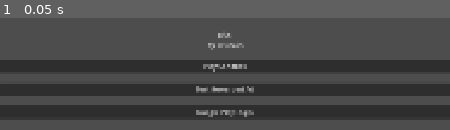
Above: before the commit, frame 1.
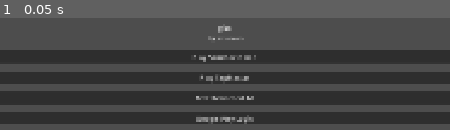
Above: after the commit, the same moment.

Repository: guarinogio/gios
Game: Godot game, scene res://scenes/Main.tscn
The game is run twice, just before and just after one commit, with the same random seed, the same clock (stepped at 60 frames per second) and the same inputs.
Inputs:
- Up to frame 1 (0.05 s): no input

The runs differ from the first frame. In frame 1, 49% of the frame differs, in the area x 0-100%, y 7-95%.

Commit message:
Add game factory tooling

Diff:
--- /dev/null
+++ b/godot/games/sandbox/game.json
@@ -0,0 +1,14 @@
+{
+  "id": "sandbox",
+  "class_name": "SandboxGame",
+  "title": "Sandbox Game",
+  "version": "0.1.0",
+  "scene": "res://games/sandbox/SandboxGame.tscn",
+  "android_package": "com.azunain.sandbox",
+  "ads_enabled": true,
+  "play_games_enabled": true,
+  "leaderboards": {
+    "default": "sandbox_default_leaderboard"
+  },
+  "achievements": {}
+}
--- /dev/null
+++ b/godot/games/tap_master/TapMaster.gd
@@ -0,0 +1,49 @@
+extends BaseGame
+
+var score_label: Label
+
+func _ready() -> void:
+	game_id = "tap_master"
+	game_title = "TapMaster"
+	super._ready()
+	_build_ui()
+
+func _build_ui() -> void:
+	var root := VBoxContainer.new()
+	root.set_anchors_preset(Control.PRESET_FULL_RECT)
+	root.alignment = BoxContainer.ALIGNMENT_CENTER
+	root.add_theme_constant_override("separation", 24)
+	add_child(root)
+
+	var title := Label.new()
+	title.text = game_title
+	title.horizontal_alignment = HORIZONTAL_ALIGNMENT_CENTER
+	root.add_child(title)
+
+	score_label = Label.new()
+	score_label.text = "Score: 0"
+	score_label.horizontal_alignment = HORIZONTAL_ALIGNMENT_CENTER
+	root.add_child(score_label)
+
+	var play := Button.new()
+	play.text = "+1"
+	play.pressed.connect(func():
+		add_score(1)
+		score_label.text = "Score: %d" % score
+	)
+	root.add_child(play)
+
+	var finish := Button.new()
+	finish.text = "Finish"
+	finish.pressed.connect(func():
+		finish_game("manual")
+		Gios.router.go_to("res://scenes/Main.tscn")
+	)
+	root.add_child(finish)
+
+	var back := Button.new()
+	back.text = "Back"
+	back.pressed.connect(func():
+		Gios.router.go_to("res://scenes/Main.tscn")
+	)
+	root.add_child(back)
--- /dev/null
+++ b/godot/games/tap_master/TapMaster.tscn
@@ -0,0 +1,10 @@
+[gd_scene load_steps=2 format=3]
+
+[ext_resource type="Script" path="res://games/tap_master/TapMaster.gd" id="1"]
+
+[node name="TapMaster" type="Control"]
+layout_mode = 3
+anchors_preset = 15
+anchor_right = 1.0
+anchor_bottom = 1.0
+script = ExtResource("1")
--- /dev/null
+++ b/godot/games/tap_master/game.json
@@ -0,0 +1,14 @@
+{
+  "id": "tap_master",
+  "class_name": "TapMaster",
+  "title": "TapMaster",
+  "version": "0.1.0",
+  "scene": "res://games/tap_master/TapMaster.tscn",
+  "android_package": "com.azunain.tap_master",
+  "ads_enabled": true,
+  "play_games_enabled": true,
+  "leaderboards": {
+    "default": "tap_master_default_leaderboard"
+  },
+  "achievements": {}
+}
--- a/godot/scripts/ui/MainMenu.gd
+++ b/godot/scripts/ui/MainMenu.gd
@@ -1,10 +1,12 @@
 extends Control
+
+const GAMES_DIR := "res://games"
 
 func _ready() -> void:
 	var root := VBoxContainer.new()
 	root.set_anchors_preset(Control.PRESET_FULL_RECT)
 	root.alignment = BoxContainer.ALIGNMENT_CENTER
-	root.add_theme_constant_override("separation", 24)
+	root.add_theme_constant_override("separation", 18)
 	add_child(root)
 
 	var title := Label.new()
@@ -12,12 +14,15 @@
 	title.horizontal_alignment = HORIZONTAL_ALIGNMENT_CENTER
 	root.add_child(title)
 
-	var play := Button.new()
-	play.text = "Play Sandbox"
-	play.pressed.connect(func():
-		Gios.router.go_to("res://games/sandbox/SandboxGame.tscn")
-	)
-	root.add_child(play)
+	var games := _load_games()
+
+	for game in games:
+		var button := Button.new()
+		button.text = "Play %s" % game.get("title", game.get("id", "Unknown"))
+		button.pressed.connect(func(scene_path = game.get("scene", "")):
+			Gios.router.go_to(scene_path)
+		)
+		root.add_child(button)
 
 	var ads := Button.new()
 	ads.text = "Test Rewarded Ad"
@@ -32,3 +37,44 @@
 		Gios.services.play_games.sign_in()
 	)
 	root.add_child(login)
+
+func _load_games() -> Array:
+	var games: Array = []
+	var dir := DirAccess.open(GAMES_DIR)
+
+	if dir == null:
+		push_error("Cannot open games directory: %s" % GAMES_DIR)
+		return games
+
+	dir.list_dir_begin()
+	var name := dir.get_next()
+
+	while name != "":
+		if dir.current_is_dir() and not name.begins_with("."):
+			var config_path := "%s/%s/game.json" % [GAMES_DIR, name]
+			var game := _load_game_config(config_path)
+			if not game.is_empty():
+				games.append(game)
+
+		name = dir.get_next()
+
+	dir.list_dir_end()
+
+	games.sort_custom(func(a, b):
+		return str(a.get("id", "")) < str(b.get("id", ""))
+	)
+
+	return games
+
+func _load_game_config(path: String) -> Dictionary:
+	if not FileAccess.file_exists(path):
+		return {}
+
+	var file := FileAccess.open(path, FileAccess.READ)
+	var parsed = JSON.parse_string(file.get_as_text())
+
+	if typeof(parsed) != TYPE_DICTIONARY:
+		push_error("Invalid game config: %s" % path)
+		return {}
+
+	return parsed
Not shown, added: tools/list_games.sh
Not shown, added: tools/new_game.sh
